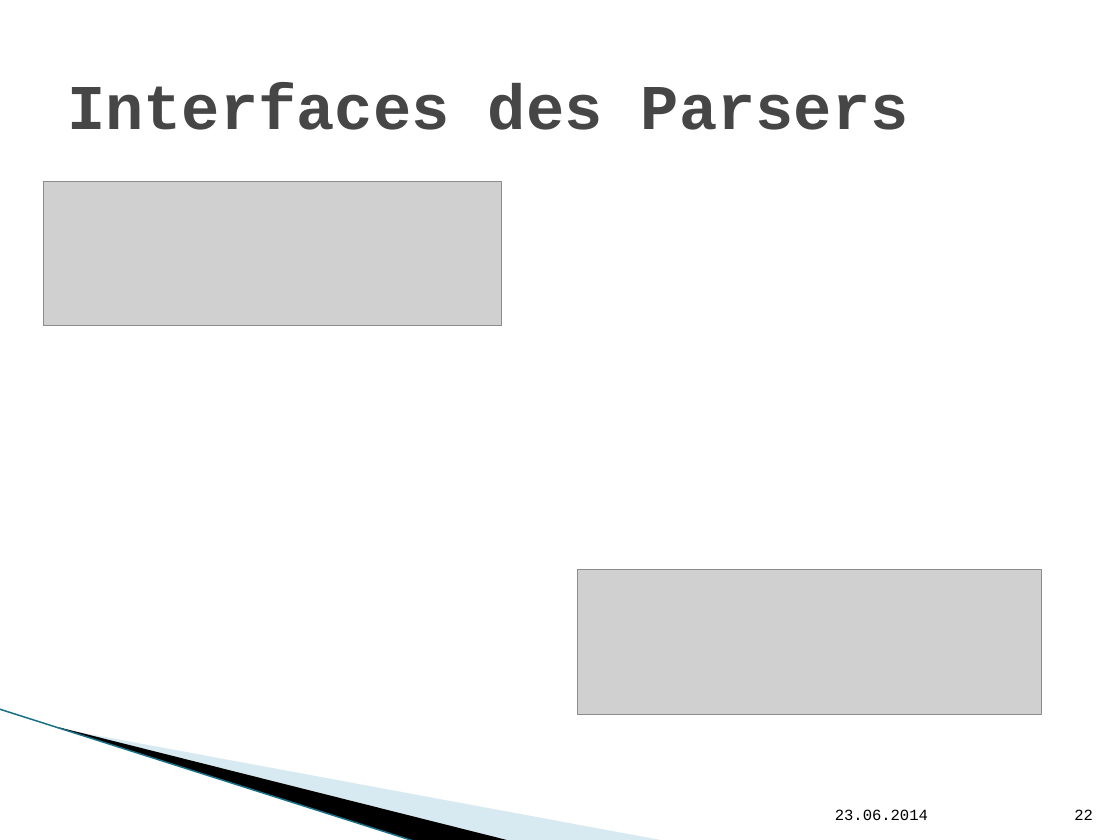
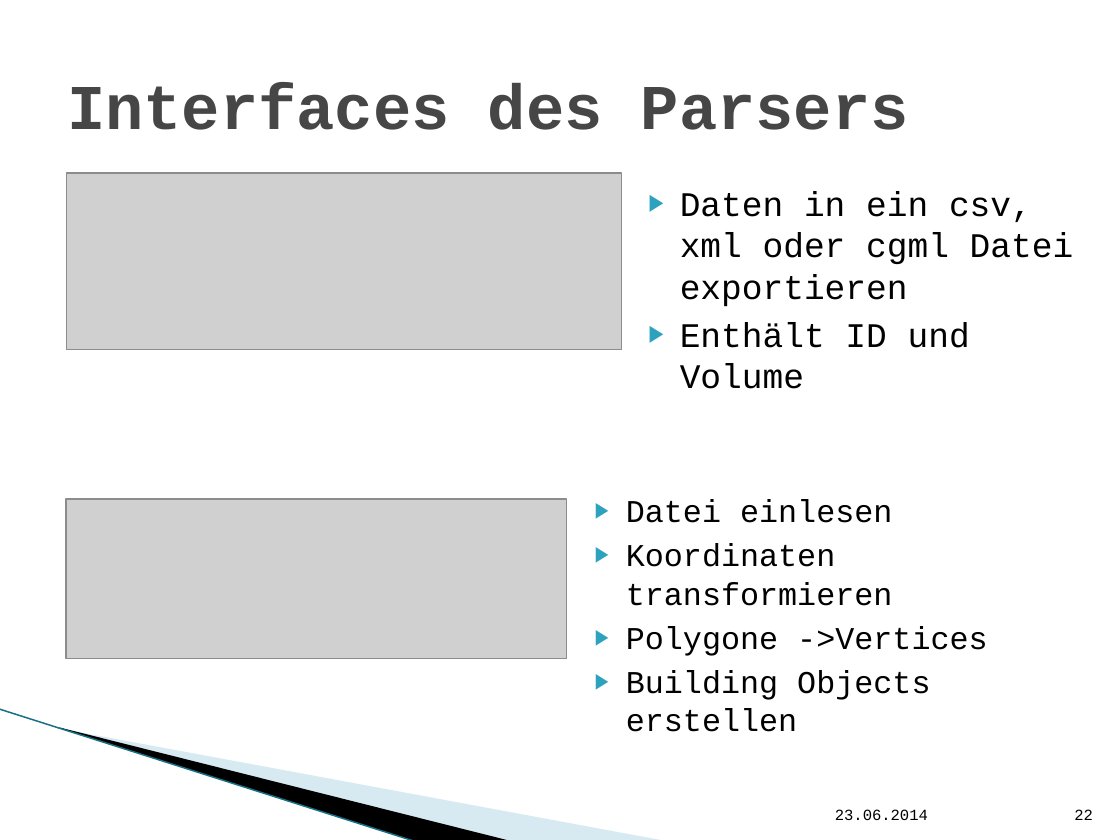
Before and after one commit to hft-swp/stuff, a slide deck: slide 22 of doku/präsentation nicht komplett/vCity-Präsentation.pptx. Drawn at 1120x840 pixels with LibreOffice and Linux fonts; fonts in the diff are those of the drawing; grey boxes stand for pictures; background and template pictures are left out. Boxes give left, top, right and bottom in pixels: in the first picture for what was removed or moved away, otherwise in the second. Text is boxed around its words. In the diff, an @@ line names an element or a change of style, - is before the commit and + after.

```diff
--- a/doku/präsentation nicht komplett/vCity-Präsentation.pptx
+++ b/doku/präsentation nicht komplett/vCity-Präsentation.pptx
@@ picture: place and size @@
-picture at <box>44,181,502,325</box>
+picture at <box>66,174,622,349</box>
@@ text added at <box>680,191,1074,348</box>, 22.2 pt, text #000000 @@
+▶ Daten in ein csv, xml oder cgml Datei exportieren
+▶ Enthält ID und Volume
@@ picture added at <box>66,500,567,659</box> @@
@@ text added at <box>626,499,987,732</box>, 20.4 pt, text #000000 @@
+▶ Datei einlesen
+▶ Koordinaten transformieren
+▶ Polygone ->Vertices
+▶ Building Objects erstellen
@@ picture removed at <box>578,570,1042,715</box> @@
```
Also in this commit, not shown: 4 other slides changed.
